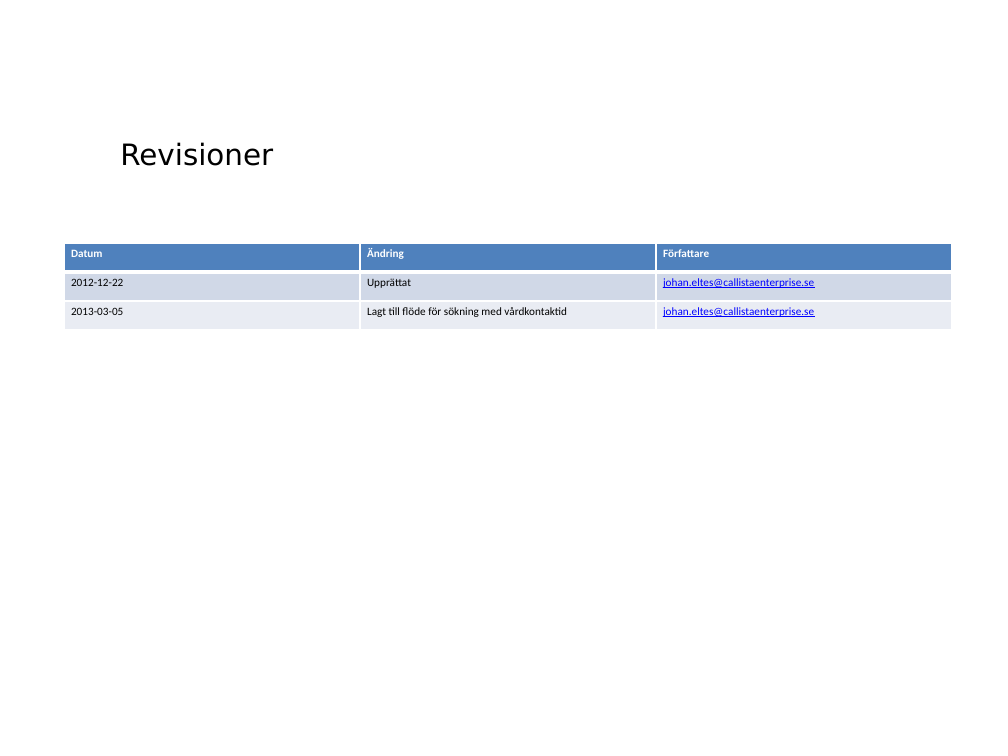
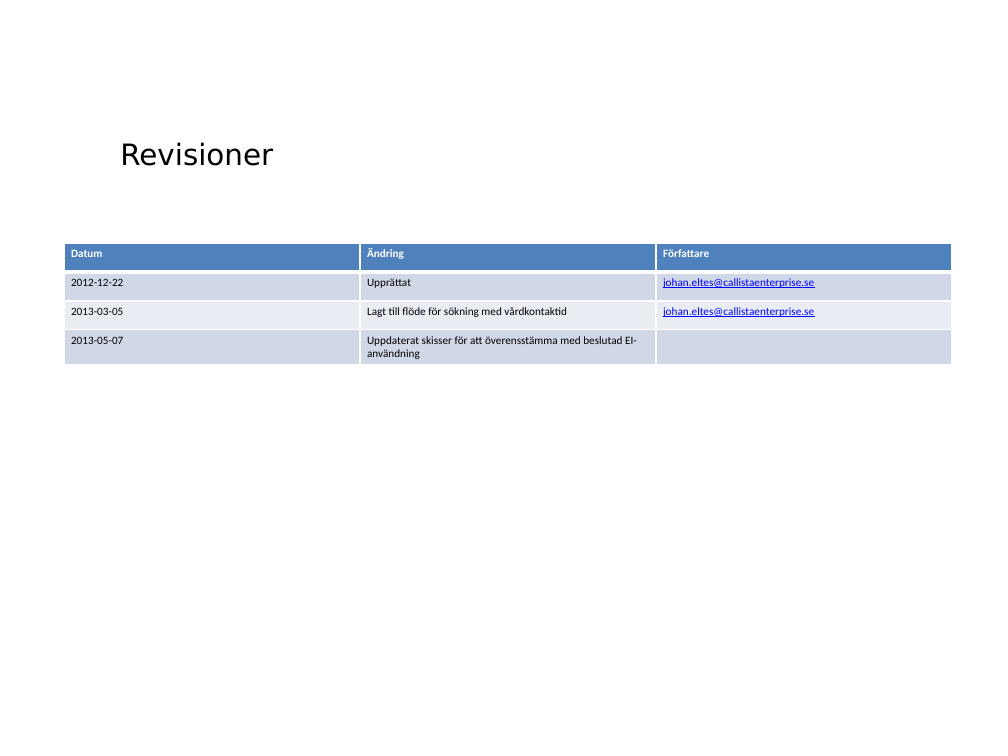
Before and after one commit to admstar/rivta, a slide deck: slide 2 of ServiceInteractions/riv/clinicalprocess/logistics/logistics/trunk/docs/TD_Logistics.pptx. Drawn at 1008x756 pixels with LibreOffice and Linux fonts; fonts in the diff are those of the drawing. Boxes give left, top, right and bottom in pixels: in the first picture for what was removed or moved away, otherwise in the second. Text is boxed around its words. In the diff, an @@ line names an element or a change of style, - is before the commit and + after.

Commit message:
uppdaterat arikitekturbskrivningen

```diff
--- a/ServiceInteractions/riv/clinicalprocess/logistics/logistics/trunk/docs/TD_Logistics.pptx
+++ b/ServiceInteractions/riv/clinicalprocess/logistics/logistics/trunk/docs/TD_Logistics.pptx
@@ table at box(65, 244, 954, 364) @@
+row 4: 2013-05-07 | Uppdaterat skisser för att överensstämma med beslutad EI-användning | 
```
Also in this commit, not shown: 5 other slides changed, 1 slide added, 2 other files.
